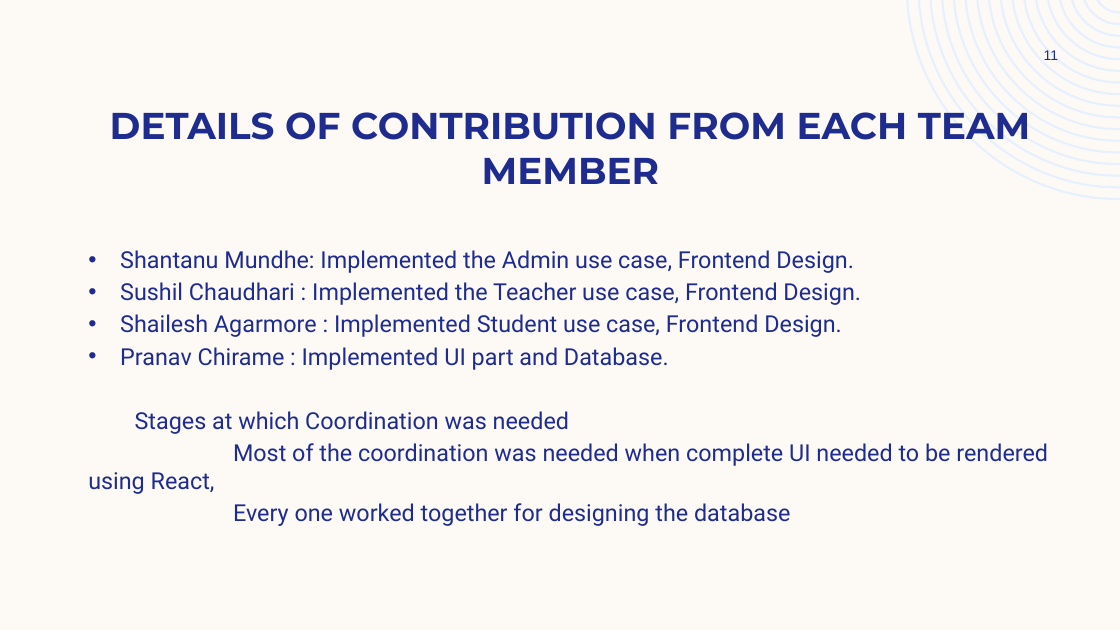
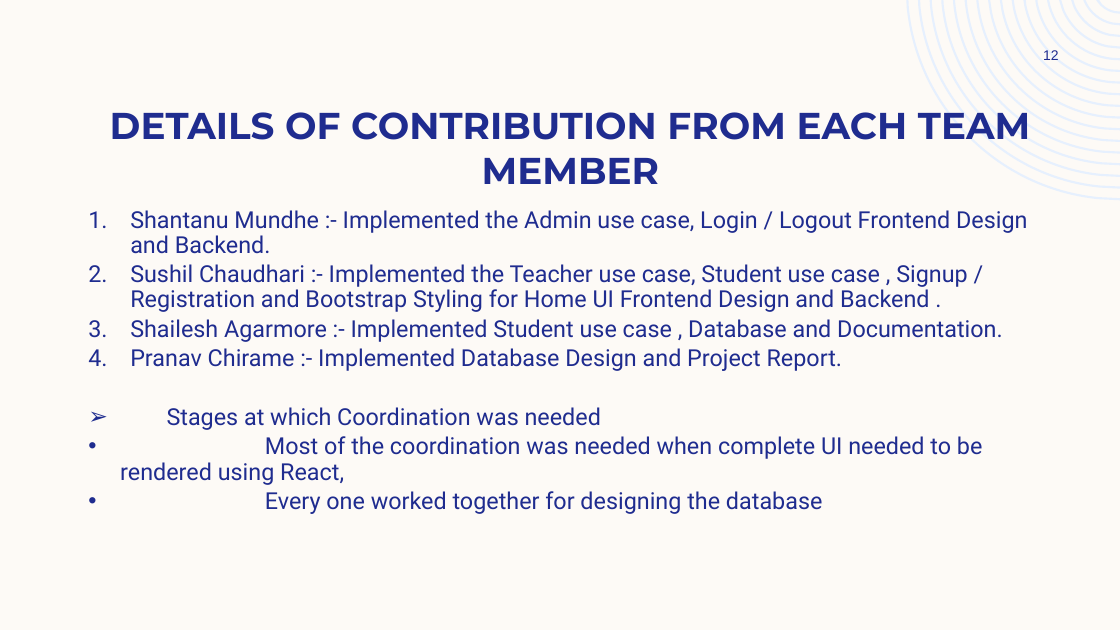
Before and after one commit to Sushil9731/Myproject, a slide deck: slide 12 of document/Learning Managemt System. (2).pptx (slide 11 before the commit). Drawn at 1120x630 pixels with LibreOffice and Linux fonts; fonts in the diff are those of the drawing. Boxes give left, top, right and bottom in pixels: in the first picture for what was removed or moved away, otherwise in the second. Text is boxed around its words. In the diff, an @@ line names an element or a change of style, - is before the commit and + after.

Commit message:
Updated Document

```diff
--- a/document/Learning Managemt System. (2).pptx
+++ b/document/Learning Managemt System. (2).pptx
@@ page number at box(1043, 50, 1059, 60): text changed @@
-11
+12
@@ text "Shantanu Mundhe :- Implemented the ...": place and size @@
-text "Shantanu Mundhe :- Implemented the ..." at box(88, 250, 1048, 526)
+text "Shantanu Mundhe :- Implemented the ..." at box(120, 210, 1027, 514)
@@ text at box(130, 210, 1027, 371): text changed @@
-• Shantanu Mundhe: Implemented the Admin use case, Frontend Design.
-• Sushil Chaudhari : Implemented the Teacher use case, Frontend Design.
-• Shailesh Agarmore : Implemented Student use case, Frontend Design.
-• Pranav Chirame : Implemented UI part and Database.
+1. Shantanu Mundhe :- Implemented the Admin use case, Login / Logout Frontend Design and Backend.
+2. Sushil Chaudhari :- Implemented the Teacher use case, Student use case , Signup / Registration and Bootstrap Styling for Home UI Frontend Design and Backend .
+3. Shailesh Agarmore :- Implemented Student use case , Database and Documentation.
+4. Pranav Chirame :- Implemented Database Design and Project Report.
@@ text at box(120, 407, 982, 514): bullet none to ➢; line spacing 1 to 0.9; bullet none to • @@
```
Also in this commit, not shown: 7 other slides changed, 2 slides added.
